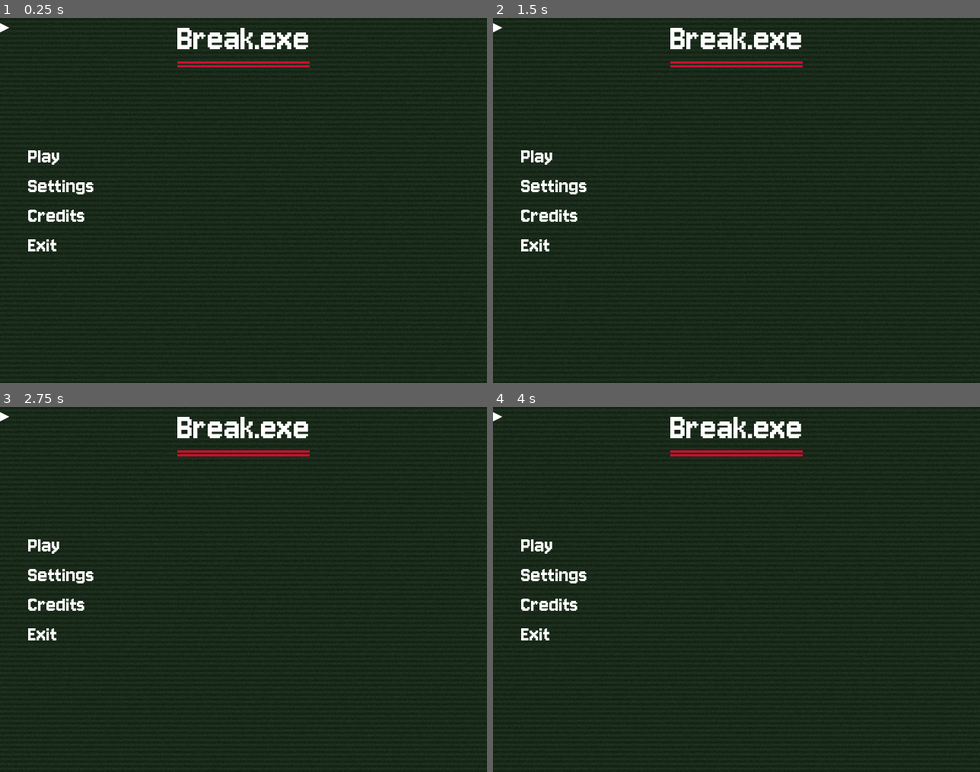
Above: before the commit, frames 1-4 (two rows, left to right).
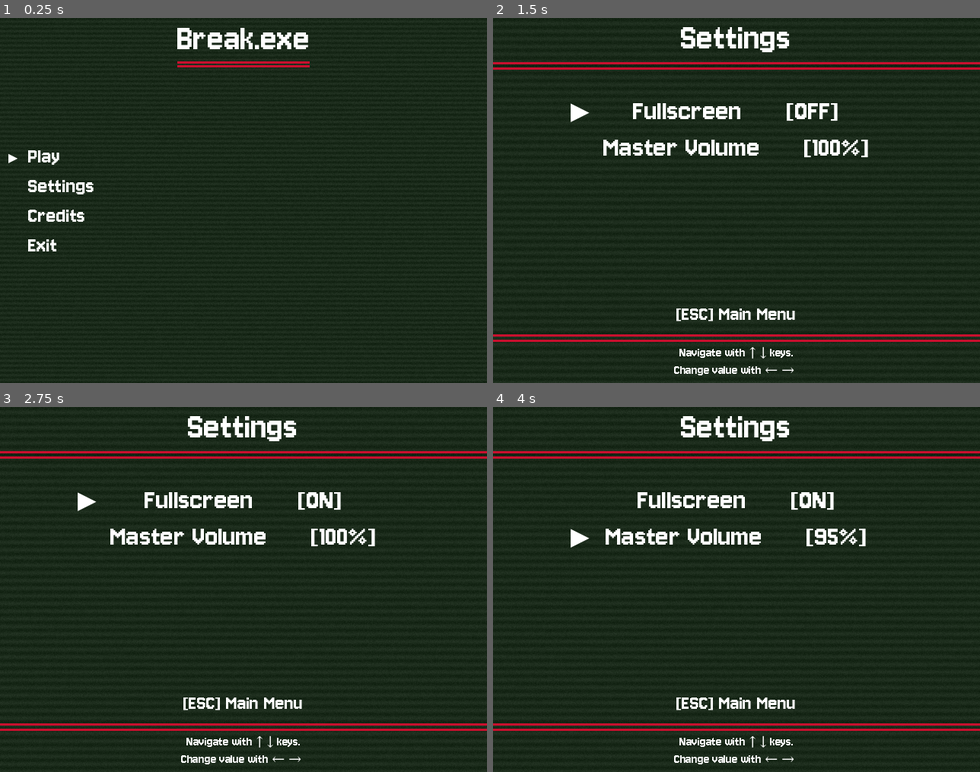
Above: after the commit, the same moments.

Repository: yuk1n0w/Break.exe
Game: Godot game, scene res://scenes/main_menu.tscn
Two runs of this game, one before a commit and one after it. Both use one fixed random seed, a clock stepped at 60 frames per second and the inputs below.
Inputs:
- Up to frame 1 (0.25 s): no input
- Up to frame 2 (1.5 s): tap Enter (ui_accept) at 0.5, 1.35 s; hold Right (ui_right) 0.53-1.28 s; hold Enter (ui_accept) 0.53-1.28 s; hold Down (ui_down) from 1.28 s (still down)
- Up to frame 3 (2.75 s): tap Enter (ui_accept) at 1.52, 1.82, 2 s; release Down (ui_down) at 2.03 s; hold Right (ui_right) from 2.03 s (still down); hold Enter (ui_accept) from 2.03 s (still down)
- Up to frame 4 (4 s): release Right (ui_right) at 2.78 s; release Enter (ui_accept) at 2.78 s; hold Up (ui_up) 2.78-3.53 s; tap Enter (ui_accept) at 2.85, 3.02, 3.32, 3.5 s; hold Left (ui_left) from 3.53 s (still down); hold Enter (ui_accept) from 3.53 s (still down)

The runs differ from the first frame. In frame 1, less than 0.1% of the frame differs, in the area x 0-4%, y 1-40%; in frame 2, 7.4%, in the area x 0-100%, y 1-98%; in frame 3, 7.4%; in frame 4, 7.4%.
Error before the commit: Parse Error: Variable "play_option_hbox" has the same name as a previously declared variable. (res://scripts/main_menu.gd:10)

Commit message:
Repositioning stuff

Diff:
--- /dev/null
+++ b/assets/MainMenu.gdshader
@@ -0,0 +1,27 @@
+shader_type canvas_item;
+
+uniform vec4 base_color : source_color = vec4(0.125, 0.188, 0.125, 1.0); // Dark green like #203020
+uniform float scanline_intensity : hint_range(0.0, 0.2) = 0.05;
+uniform float scanline_frequency : hint_range(1.0, 1000.0) = 300.0; // Adjust based on your 480p height
+uniform float noise_intensity : hint_range(0.0, 0.1) = 0.02;
+uniform float time_scale : hint_range(0.0, 10.0) = 1.0;
+
+void fragment() {
+    vec2 uv = SCREEN_UV; // Use SCREEN_UV for full-screen effect
+
+    // Base color
+    vec4 color = base_color;
+
+    // Scanlines
+    float scanline = sin(uv.y * scanline_frequency + TIME * 0.1 * time_scale) * 0.5 + 0.5; // Slow scroll
+    color.rgb -= scanline * scanline_intensity;
+
+    // Noise
+    float noise = (fract(sin(dot(uv + vec2(TIME * 0.01 * time_scale, TIME * 0.02 * time_scale), vec2(12.9898, 78.233))) * 43758.5453) - 0.5) * 2.0;
+    color.rgb += noise * noise_intensity;
+
+    // Clamp colors
+    color.rgb = clamp(color.rgb, 0.0, 1.0);
+
+    COLOR = color;
+}
--- a/project.godot
+++ b/project.godot
@@ -11,7 +11,7 @@
 [application]
 
 config/name="Break.exe"
-run/main_scene="uid://cgtklmplpjc0e"
+run/main_scene="uid://bh7dqxa4ttvy3"
 config/features=PackedStringArray("4.4", "GL Compatibility")
 config/icon="res://assets/icon.svg"
 
--- a/scenes/main_menu.tscn
+++ b/scenes/main_menu.tscn
@@ -1,7 +1,7 @@
-[gd_scene load_steps=6 format=3 uid="uid://cgtklmplpjc0e"]
+[gd_scene load_steps=6 format=3 uid="uid://bh7dqxa4ttvy3"]
 
-[ext_resource type="Script" uid="uid://c8juq47xrite2" path="res://scripts/main_menu.gd" id="1_bqqt6"]
-[ext_resource type="Shader" uid="uid://dhu63ivwhis8d" path="res://assets/main_menu.gdshader" id="2_wu84c"]
+[ext_resource type="Script" uid="uid://c18li2dhpfog2" path="res://scripts/MainMenu.gd" id="1_bqqt6"]
+[ext_resource type="Shader" uid="uid://ce5he4kxdu6i8" path="res://assets/MainMenu.gdshader" id="2_wu84c"]
 [ext_resource type="FontFile" uid="uid://b51igss45y0cu" path="res://fonts/Jersey10-Regular.ttf" id="3_8ln24"]
 
 [sub_resource type="ShaderMaterial" id="ShaderMaterial_ow34m"]
@@ -66,8 +66,10 @@
 color = Color(0.784314, 0.0627451, 0.180392, 1)
 
 [node name="ArrowLabel" type="Label" parent="."]
-layout_mode = 0
-offset_right = 87.0
+layout_mode = 1
+anchors_preset = -1
+offset_left = 11.0
+offset_right = 98.0
 offset_bottom = 23.0
 text = "▶"
 vertical_alignment = 1
--- /dev/null
+++ b/scripts/MainMenu.gd
@@ -0,0 +1,111 @@
+extends Control
+
+@onready var play_option_hbox: HBoxContainer = $OptionsVBox/PlayOption
+@onready var settings_option_hbox: HBoxContainer = $OptionsVBox/SettingsOption
+@onready var credits_option_hbox: HBoxContainer = $OptionsVBox/CreditsOption
+@onready var exit_option_hbox: HBoxContainer = $OptionsVBox/ExitOption
+@onready var arrow_label: Label = $ArrowLabel
+
+@onready var options_vbox: VBoxContainer = $OptionsVBox
+
+var menu_option_nodes: Array[HBoxContainer]
+var current_selection_index: int = 0
+var current_tween: Tween
+
+const ARROW_ANIMATION_DURATION = 0.12
+const ARROW_TEXT = "▶ "
+
+func _ready():
+	menu_option_nodes = [
+		play_option_hbox,
+		settings_option_hbox,
+		credits_option_hbox,
+		exit_option_hbox
+	]
+
+	if not is_instance_valid(arrow_label):
+		printerr("ArrowLabel node not found or invalid! Path: $ArrowLabel. Ensure it exists and is a child of MainMenu.")
+		return
+
+	await get_tree().process_frame
+	set_arrow_initial_position()
+
+	grab_focus()
+
+func set_arrow_initial_position():
+	if menu_option_nodes.is_empty() or not is_instance_valid(arrow_label) or not is_instance_valid(options_vbox):
+		printerr("Cannot set arrow initial position: critical nodes invalid.")
+		return
+
+	var target_node = menu_option_nodes[current_selection_index]
+	if not is_instance_valid(target_node):
+		printerr("Initial target node for arrow is invalid.")
+		return
+
+	var desired_arrow_x_global = arrow_label.global_position.x
+	var target_y_global_centered = target_node.global_position.y + (target_node.size.y / 2.0) - (arrow_label.size.y / 2.0)
+
+	arrow_label.global_position = Vector2(desired_arrow_x_global, target_y_global_centered)
+	arrow_label.text = ARROW_TEXT
+
+func _input(event: InputEvent):
+	if not is_visible_in_tree():
+		return
+
+	var previous_selection = current_selection_index
+
+	if event.is_action_pressed("ui_down"):
+		current_selection_index = (current_selection_index + 1) % menu_option_nodes.size()
+		accept_event()
+	elif event.is_action_pressed("ui_up"):
+		current_selection_index = (current_selection_index - 1 + menu_option_nodes.size()) % menu_option_nodes.size()
+		accept_event()
+	elif event.is_action_pressed("ui_accept"):
+		_on_option_selected()
+		accept_event()
+
+	if previous_selection != current_selection_index:
+		if is_instance_valid(arrow_label):
+			animate_arrow_to_selection()
+		else:
+			printerr("ArrowLabel became invalid, cannot animate.")
+
+
+func animate_arrow_to_selection():
+
+	if menu_option_nodes.is_empty():
+		printerr("Cannot animate arrow: menu_option_nodes is empty.")
+		return
+
+	var target_node = menu_option_nodes[current_selection_index]
+	if not is_instance_valid(target_node):
+		printerr("Target node for arrow animation is invalid.")
+		return
+
+	var final_y_global_centered = target_node.global_position.y + (target_node.size.y / 2.0) - (arrow_label.size.y / 2.0)
+	var final_x_global = arrow_label.global_position.x # Keep current X
+
+	if is_instance_valid(current_tween) and current_tween.is_running():
+		current_tween.kill()
+
+	current_tween = create_tween()
+	current_tween.set_trans(Tween.TRANS_QUAD)
+	current_tween.set_ease(Tween.EASE_OUT)
+	current_tween.tween_property(arrow_label, "global_position:y", final_y_global_centered, ARROW_ANIMATION_DURATION)
+
+func _on_option_selected():
+	match current_selection_index:
+		0:
+			print("Play selected")
+			# Example: Transition to your game scene
+			# get_tree().change_scene_to_file("res://your_game_scene.tscn")
+		1:
+			print("Settings selected")
+			get_tree().change_scene_to_file("res://scenes/settings.tscn")
+		2:
+			print("Credits selected")
+			# Example: Transition to a credits scene
+			# get_tree().change_scene_to_file("res://credits_scene.tscn")
+		3:
+			print("Exit selected")
+			get_tree().quit() # Quits the game
Not shown, added: assets/MainMenu.gdshader.uid
Not shown: 1 places in default_bus_layout.tres that only renumber resources
Not shown, added: scripts/MainMenu.gd.uid
